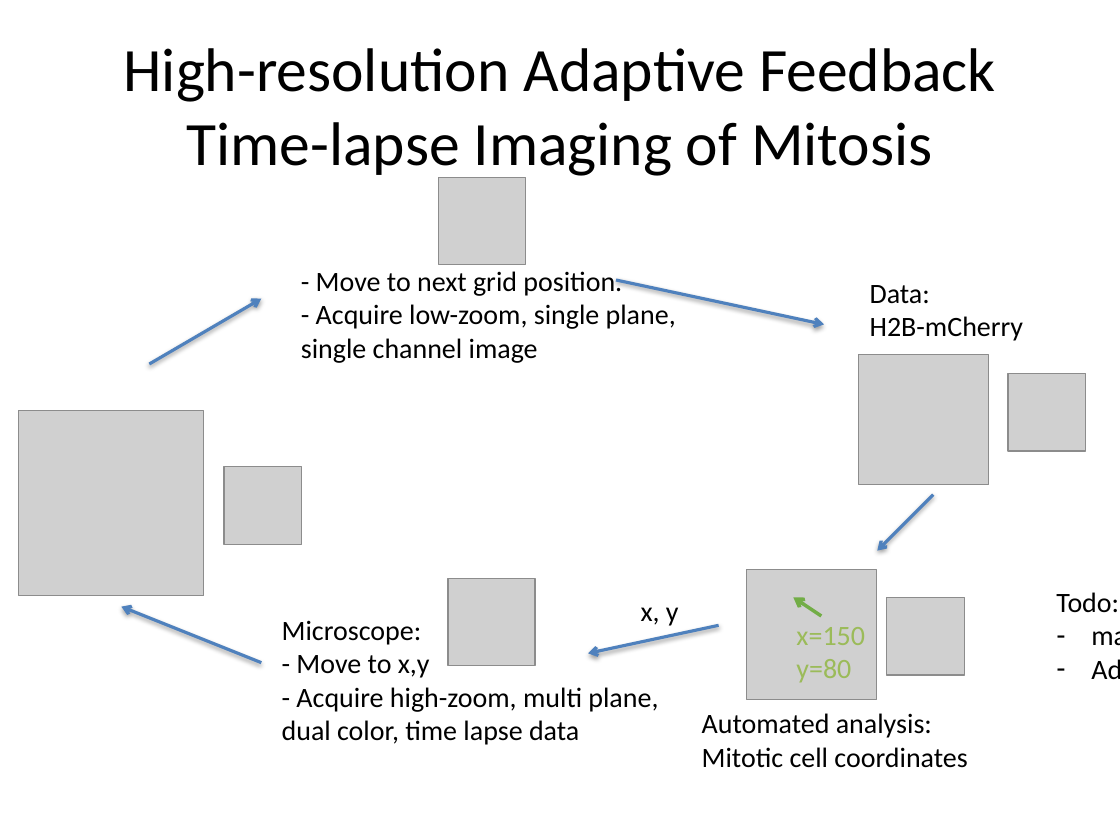
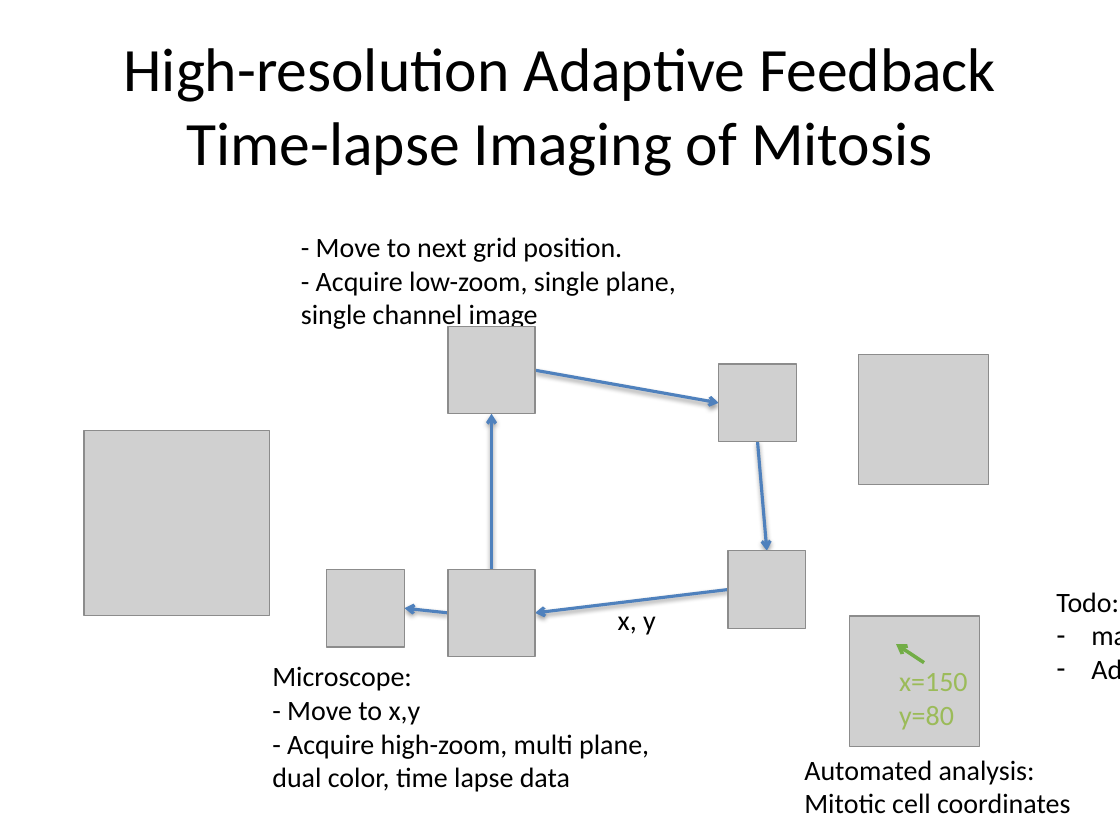
Before and after one commit to tischi/talk-2016-ASCB, a slide deck: slide 20 of 2016-12-07--Tischi--ASCB--ZEISS.pptx. Drawn at 1120x840 pixels with LibreOffice and Linux fonts; fonts in the diff are those of the drawing; grey boxes stand for pictures. Boxes give left, top, right and bottom in pixels: in the first picture for what was removed or moved away, otherwise in the second. Text is boxed around its words. In the diff, an @@ line names an element or a change of style, - is before the commit and + after.

Commit message:
changes

```diff
--- a/2016-12-07--Tischi--ASCB--ZEISS.pptx
+++ b/2016-12-07--Tischi--ASCB--ZEISS.pptx
@@ text "- Move to next grid ...": place and size @@
-text "- Move to next grid ..." at (301, 271, 676, 363)
+text "- Move to next grid ..." at (301, 237, 676, 331)
@@ text removed at (870, 285, 1023, 341) @@
-Data:
-H2B-mCherry
@@ picture: place and size @@
-picture at (439, 177, 526, 264)
+picture at (448, 327, 535, 414)
@@ arrow moved from (616, 280) - (824, 325) to (535, 371) - (719, 403) @@
@@ picture added at (719, 364, 796, 441) @@
@@ picture removed at (1008, 373, 1085, 450) @@
@@ arrow moved from (149, 364) - (261, 299) to (492, 569) - (492, 413) @@
@@ picture: place and size @@
-picture at (19, 411, 204, 596)
+picture at (84, 431, 269, 616)
@@ arrow moved from (933, 495) - (877, 551) to (757, 441) - (767, 551) @@
@@ picture removed at (224, 467, 301, 544) @@
@@ picture added at (327, 569, 404, 646) @@
@@ picture: place and size @@
-picture at (448, 579, 535, 666)
+picture at (448, 569, 535, 656)
@@ picture: place and size @@
-picture at (887, 597, 964, 674)
+picture at (728, 551, 805, 628)
@@ arrow moved from (719, 625) - (588, 653) to (728, 589) - (535, 613) @@
@@ text "x, y": place and size @@
-text "x, y" at (641, 607, 679, 626)
+text "x, y" at (618, 616, 656, 635)
@@ arrow moved from (261, 663) - (121, 607) to (448, 613) - (404, 608) @@
@@ picture: place and size @@
-picture at (747, 569, 877, 699)
+picture at (849, 616, 979, 746)
@@ text "Microscope:": place and size @@
-text "Microscope:" at (282, 620, 658, 745)
+text "Microscope:" at (272, 666, 649, 792)
@@ text "x=150 y=80": place and size @@
-text "x=150 y=80" at (796, 627, 865, 683)
+text "x=150 y=80" at (899, 673, 968, 730)
@@ arrow moved from (821, 616) - (793, 597) to (924, 663) - (896, 644) @@
@@ text "Automated analysis:": place and size @@
-text "Automated analysis:" at (702, 713, 967, 768)
+text "Automated analysis:" at (804, 760, 1070, 814)
```
Also in this commit, not shown: 1 other slide changed, 4 slides added.
